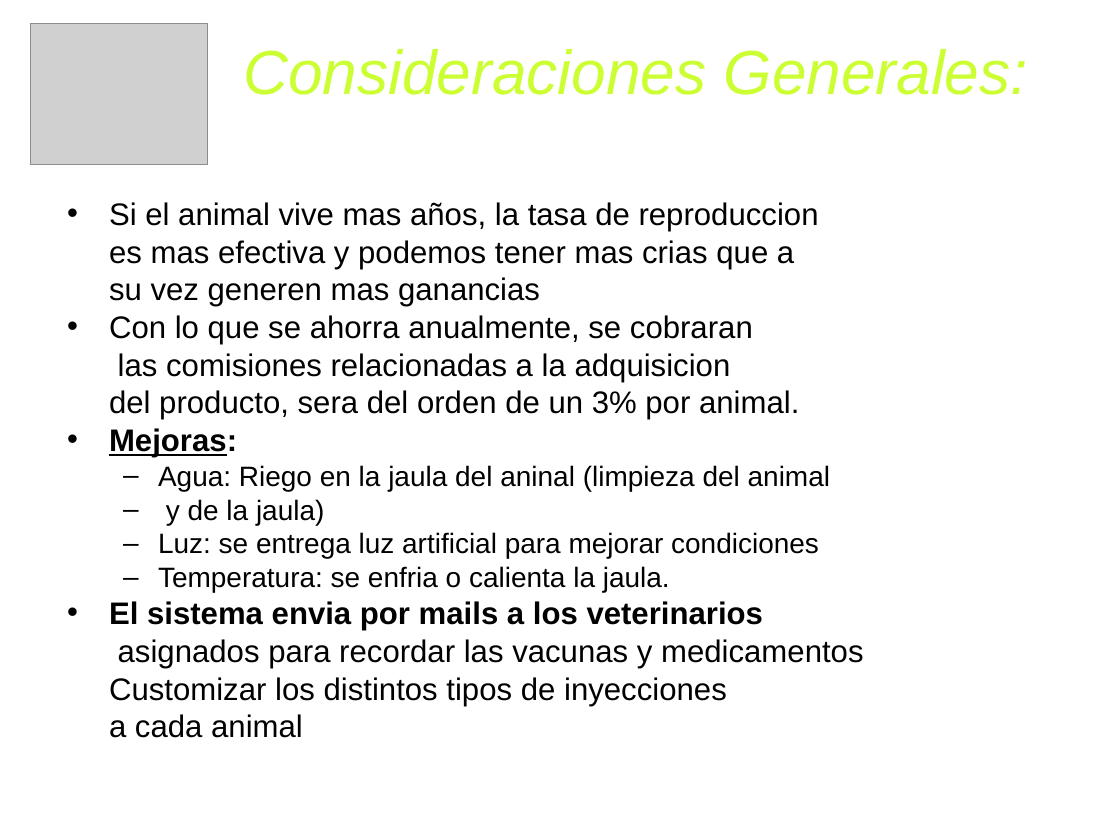
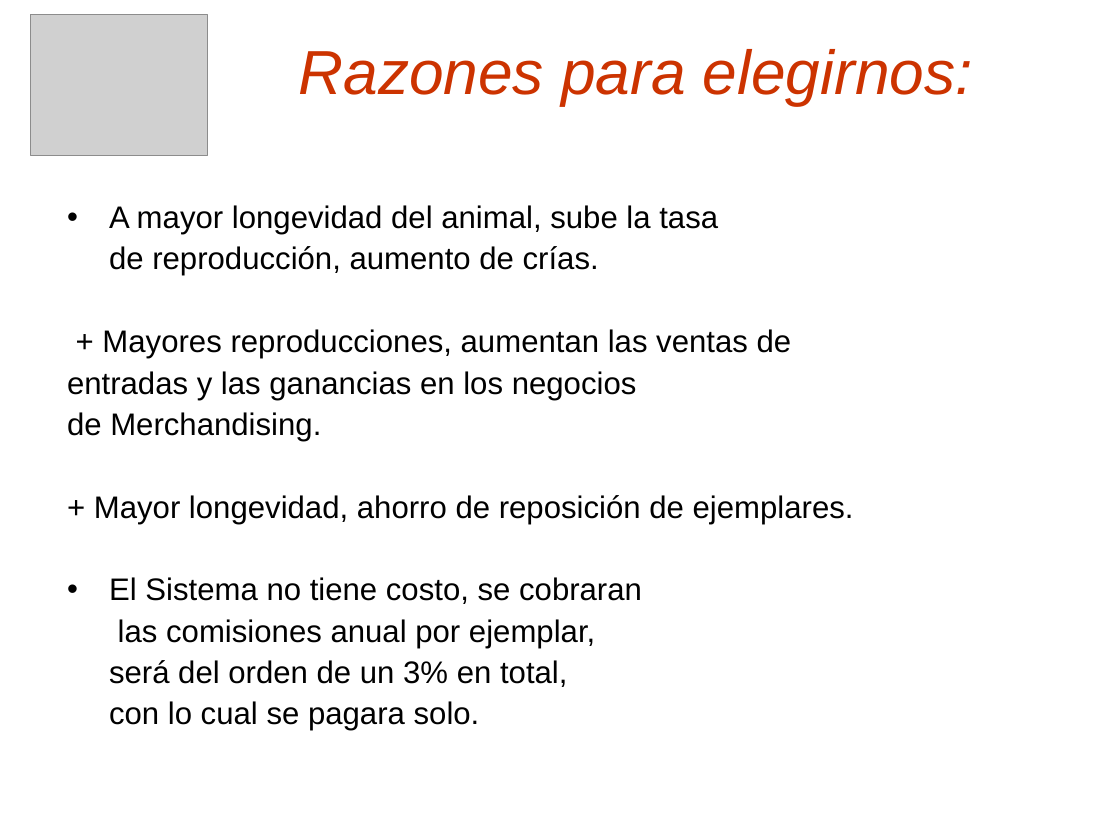
Before and after one commit to nicohen/taller-desarrollo-proyectos-i, a slide deck: slide 16 of Presentaciones/Demo Gerencial.ppt (slide 2 before the commit). Drawn at 1120x840 pixels with LibreOffice and Linux fonts; fonts in the diff are those of the drawing; grey boxes stand for pictures; background and template pictures are left out. Boxes give left, top, right and bottom in pixels: in the first picture for what was removed or moved away, otherwise in the second. Text is boxed around its words. In the diff, an @@ line names an element or a change of style, - is before the commit and + after.

```diff
--- a/Presentaciones/Demo Gerencial.ppt
+++ b/Presentaciones/Demo Gerencial.ppt
@@ picture: place and size @@
-picture at [30, 24, 207, 165]
+picture at [30, 15, 207, 156]
@@ title at [299, 49, 973, 106]: text changed; text colour #CCFF33 to #CC3300 @@
-Consideraciones Generales:
+Razones para elegirnos:
@@ text at [67, 205, 854, 731]: text changed @@
-• Si el animal vive mas años, la tasa de reproduccion
-es mas efectiva y podemos tener mas crias que a
-su vez generen mas ganancias
-• Con lo que se ahorra anualmente, se cobraran
-las comisiones relacionadas a la adquisicion
-del producto, sera del orden de un 3% por animal.
-• Mejoras:
-  – Agua: Riego en la jaula del aninal (limpieza del animal
-  – y de la jaula)
-  – Luz: se entrega luz artificial para mejorar condiciones
-  – Temperatura: se enfria o calienta la jaula.
-• El sistema envia por mails a los veterinarios
-asignados para recordar las vacunas y medicamentos
-Customizar los distintos tipos de inyecciones
-a cada animal
+• A mayor longevidad del animal, sube la tasa
+de reproducción, aumento de crías.
++ Mayores reproducciones, aumentan las ventas de
+entradas y las ganancias en los negocios
+de Merchandising.
++ Mayor longevidad, ahorro de reposición de ejemplares.
+• El Sistema no tiene costo, se cobraran
+las comisiones anual por ejemplar,
+será del orden de un 3% en total,
+con lo cual se pagara solo.
```
Also in this commit, not shown: 9 other slides changed, 6 slides added, 1 slide removed.
